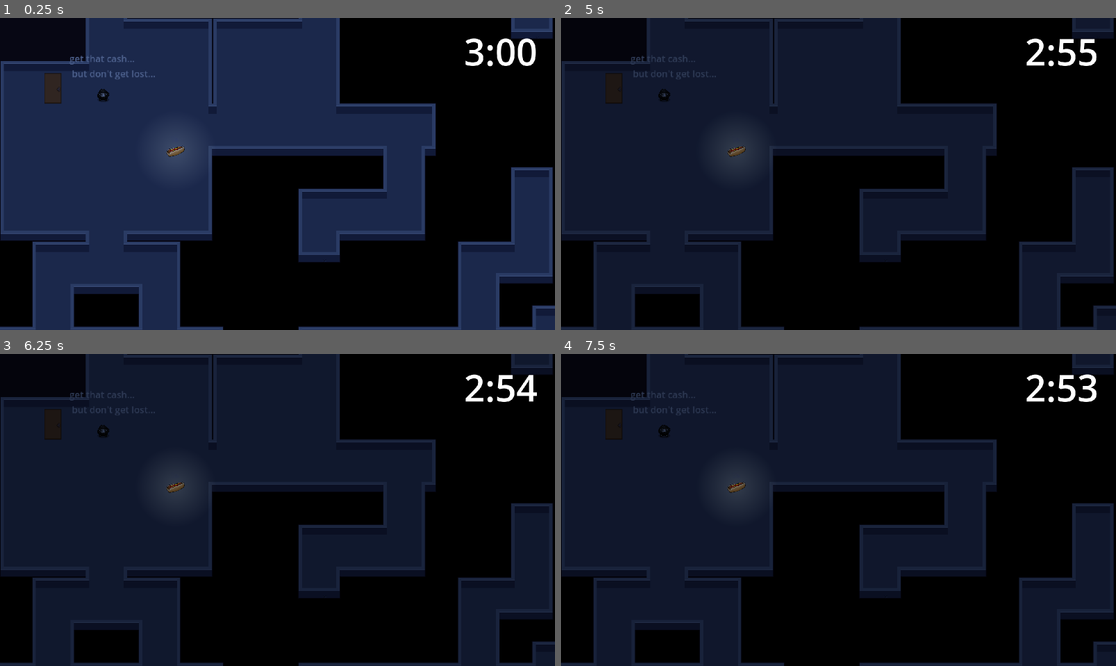
Above: before the commit, frames 1-4 (two rows, left to right).
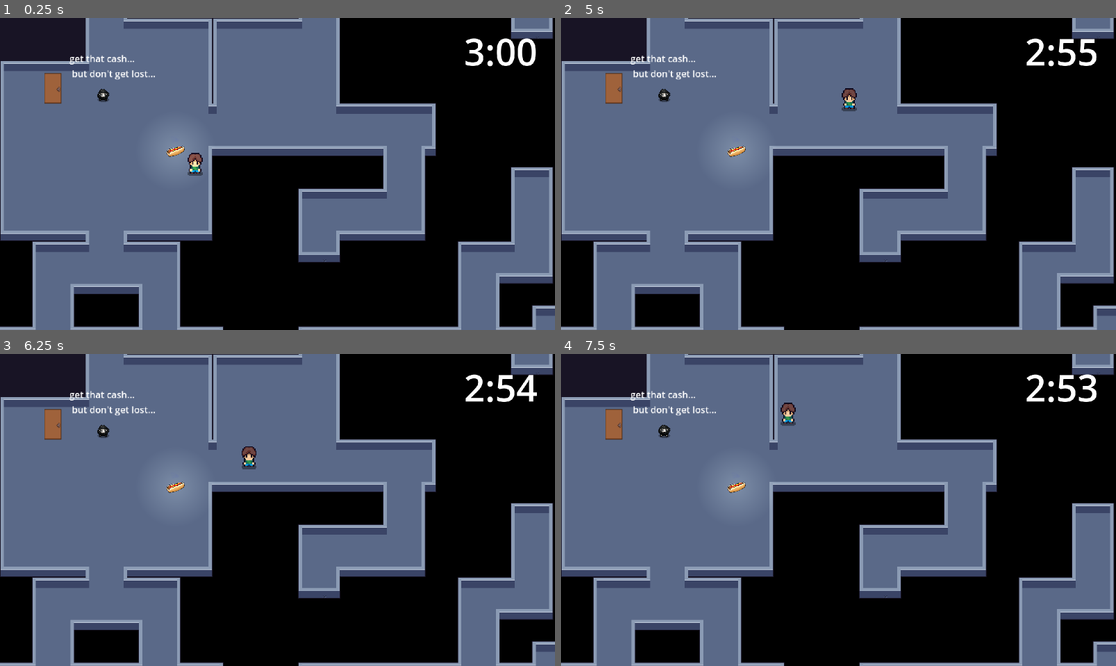
Above: after the commit, the same moments.

Repository: timo-bmgd/dungeon-raider
Game: Godot game, scene res://scenes/level_dungeon.tscn
The game is run twice, just before and just after one commit, with the same random seed, the same clock (stepped at 60 frames per second) and the same inputs. This scene is started directly instead of the project's main scene.
Inputs (mouse positions are in pixels of both pictures, inside the frame that each line leads up to):
- Up to frame 1 (0.25 s): no input
- Up to frame 2 (5 s): tap Enter at 0.5 s; move the mouse to (960, 158) at 0.52 s; hold D (right) 0.53-1.28 s; tap 1 (1) at 0.6, 3.05, 3.6 s; click (960, 158) at 0.67 s; tap 2 (2) at 0.8, 1.35, 3.8, 4.35 s; move the mouse to (727, 189) at 1.27 s; hold S (down) 1.28-2.03 s; tap 3 (3) at 1.55, 2.1, 4.55 s; move the mouse to (894, 105) at 2.02 s; hold D (right) 2.03-2.78 s; tap 4 (4) at 2.3, 2.85 s; move the mouse to (810, 236) at 2.77 s; hold W (up) 2.78-3.53 s; click (810, 236) at 2.92 s; move the mouse to (1005, 220) at 3.52 s; hold A (left) from 3.53 s (still down); move the mouse to (672, 127) at 4.27 s
- Up to frame 3 (6.25 s): move the mouse to (305, 510) at 5.02 s; release A (left) at 5.03 s; hold S (down) 5.03-5.78 s; tap 3 (3) at 5.1 s; click (305, 510) at 5.17 s; tap 4 (4) at 5.3, 5.85 s; move the mouse to (194, 432) at 5.77 s; hold D (right) from 5.78 s (still down); tap 1 (1) at 6.05 s
- Up to frame 4 (7.5 s): move the mouse to (960, 494) at 6.52 s; release D (right) at 6.53 s; press the mouse at (960, 494) at 6.53 s; hold W (up) 6.53-7.28 s; tap 2 (2) at 6.8 s; move the mouse to (727, 525) at 7.27 s; release the mouse at (727, 525) at 7.28 s; hold D (right) from 7.28 s (still down); tap Shift (sneak) at 7.35 s; click (727, 525) at 7.42 s

The runs differ from the first frame. In frame 1, 56% of the frame differs, in the area x 0-100%, y 0-100%; in frame 2, 59%; in frame 3, 59%; in frame 4, 59%.
Error in both runs: Invalid access to property or key '_on_dungeon_time_over' on a base object of type 'null instance'. (res://scripts/dungeon_death_timer.gd:22)

Commit message:
add hooman

Diff:
--- a/scenes/blacksheep.tscn
+++ b/scenes/blacksheep.tscn
@@ -346,7 +346,9 @@
 shape = SubResource("RectangleShape2D_ulc5g")
 
 [node name="Area2D" type="Area2D" parent="."]
+visible = false
 
 [node name="CollisionShape2D" type="CollisionShape2D" parent="Area2D"]
+visible = false
 scale = Vector2(6.06, 6.06)
 shape = SubResource("CircleShape2D_ulc5g")
--- /dev/null
+++ b/scenes/enemy_hooman.gd
@@ -0,0 +1,50 @@
+extends CharacterBody2D
+
+@export var speed = 150.0
+@export var change_direction_time = 2.0  # How often to pick new direction
+
+@onready var ray_right: RayCast2D = $right
+@onready var ray_left: RayCast2D = $left
+@onready var ray_up: RayCast2D = $up
+@onready var ray_down: RayCast2D = $down
+
+var current_direction = Vector2.ZERO
+var direction_timer = 0.0
+
+func _ready():
+	pick_random_direction()
+
+func _physics_process(delta):
+	direction_timer -= delta
+
+	# Pick new random direction periodically
+	if direction_timer <= 0:
+		pick_random_direction()
+
+	# Check for walls and adjust direction
+	var adjusted_direction = current_direction
+
+	if ray_up.is_colliding() and current_direction.y < 0:
+		adjusted_direction.y = 0
+	if ray_down.is_colliding() and current_direction.y > 0:
+		adjusted_direction.y = 0
+	if ray_left.is_colliding() and current_direction.x < 0:
+		adjusted_direction.x = 0
+	if ray_right.is_colliding() and current_direction.x > 0:
+		adjusted_direction.x = 0
+
+	# If blocked, pick new direction immediately
+	if adjusted_direction == Vector2.ZERO:
+		pick_random_direction()
+		adjusted_direction = current_direction
+
+	velocity = adjusted_direction.normalized() * speed
+	move_and_slide()
+
+func pick_random_direction():
+	# Pick random cardinal or diagonal direction
+	current_direction = Vector2(
+		randf_range(-1, 1),
+		randf_range(-1, 1)
+	)
+	direction_timer = change_direction_time
--- /dev/null
+++ b/scenes/enemy_hooman.tscn
@@ -0,0 +1,326 @@
+[gd_scene load_steps=41 format=3 uid="uid://cik6b8fdssc62"]
+
+[ext_resource type="Script" uid="uid://bhqtisuqasxc5" path="res://scenes/enemy_hooman.gd" id="1_3sbhg"]
+[ext_resource type="Texture2D" uid="uid://bh86vfk4m3f6i" path="res://assets/sprites/human/Hoooman.png" id="1_v3lew"]
+
+[sub_resource type="RectangleShape2D" id="RectangleShape2D_v3lew"]
+size = Vector2(7, 9)
+
+[sub_resource type="AtlasTexture" id="AtlasTexture_3sbhg"]
+atlas = ExtResource("1_v3lew")
+region = Rect2(0, 0, 32, 32)
+
+[sub_resource type="AtlasTexture" id="AtlasTexture_4wh4c"]
+atlas = ExtResource("1_v3lew")
+region = Rect2(32, 0, 32, 32)
+
+[sub_resource type="AtlasTexture" id="AtlasTexture_0suun"]
+atlas = ExtResource("1_v3lew")
+region = Rect2(64, 0, 32, 32)
+
+[sub_resource type="AtlasTexture" id="AtlasTexture_hidov"]
+atlas = ExtResource("1_v3lew")
+region = Rect2(96, 0, 32, 32)
+
+[sub_resource type="AtlasTexture" id="AtlasTexture_omt5r"]
+atlas = ExtResource("1_v3lew")
+region = Rect2(128, 0, 32, 32)
+
+[sub_resource type="AtlasTexture" id="AtlasTexture_o7d4f"]
+atlas = ExtResource("1_v3lew")
+region = Rect2(160, 0, 32, 32)
+
+[sub_resource type="AtlasTexture" id="AtlasTexture_xh426"]
+atlas = ExtResource("1_v3lew")
+region = Rect2(0, 32, 32, 32)
+
+[sub_resource type="AtlasTexture" id="AtlasTexture_2bnmv"]
+atlas = ExtResource("1_v3lew")
+region = Rect2(32, 32, 32, 32)
+
+[sub_resource type="AtlasTexture" id="AtlasTexture_4m6l0"]
+atlas = ExtResource("1_v3lew")
+region = Rect2(64, 32, 32, 32)
+
+[sub_resource type="AtlasTexture" id="AtlasTexture_wono1"]
+atlas = ExtResource("1_v3lew")
+region = Rect2(96, 32, 32, 32)
+
+[sub_resource type="AtlasTexture" id="AtlasTexture_206nd"]
+atlas = ExtResource("1_v3lew")
+region = Rect2(128, 32, 32, 32)
+
+[sub_resource type="AtlasTexture" id="AtlasTexture_klril"]
+atlas = ExtResource("1_v3lew")
+region = Rect2(160, 32, 32, 32)
+
+[sub_resource type="AtlasTexture" id="AtlasTexture_v57t1"]
+atlas = ExtResource("1_v3lew")
+region = Rect2(0, 64, 32, 32)
+
+[sub_resource type="AtlasTexture" id="AtlasTexture_b2kkm"]
+atlas = ExtResource("1_v3lew")
+region = Rect2(32, 64, 32, 32)
+
+[sub_resource type="AtlasTexture" id="AtlasTexture_42dyd"]
+atlas = ExtResource("1_v3lew")
+region = Rect2(64, 64, 32, 32)
+
+[sub_resource type="AtlasTexture" id="AtlasTexture_11d0o"]
+atlas = ExtResource("1_v3lew")
+region = Rect2(96, 64, 32, 32)
+
+[sub_resource type="AtlasTexture" id="AtlasTexture_tbq50"]
+atlas = ExtResource("1_v3lew")
+region = Rect2(128, 64, 32, 32)
+
+[sub_resource type="AtlasTexture" id="AtlasTexture_uq0g2"]
+atlas = ExtResource("1_v3lew")
+region = Rect2(160, 64, 32, 32)
+
+[sub_resource type="AtlasTexture" id="AtlasTexture_3ebj4"]
+atlas = ExtResource("1_v3lew")
+region = Rect2(0, 96, 32, 32)
+
+[sub_resource type="AtlasTexture" id="AtlasTexture_hdbos"]
+atlas = ExtResource("1_v3lew")
+region = Rect2(32, 96, 32, 32)
+
+[sub_resource type="AtlasTexture" id="AtlasTexture_vrbye"]
+atlas = ExtResource("1_v3lew")
+region = Rect2(64, 96, 32, 32)
+
+[sub_resource type="AtlasTexture" id="AtlasTexture_8y60v"]
+atlas = ExtResource("1_v3lew")
+region = Rect2(96, 96, 32, 32)
+
+[sub_resource type="AtlasTexture" id="AtlasTexture_rn5h3"]
+atlas = ExtResource("1_v3lew")
+region = Rect2(128, 96, 32, 32)
+
+[sub_resource type="AtlasTexture" id="AtlasTexture_al4ic"]
+atlas = ExtResource("1_v3lew")
+region = Rect2(160, 96, 32, 32)
+
+[sub_resource type="AtlasTexture" id="AtlasTexture_f5cib"]
+atlas = ExtResource("1_v3lew")
+region = Rect2(0, 128, 32, 32)
+
+[sub_resource type="AtlasTexture" id="AtlasTexture_aq311"]
+atlas = ExtResource("1_v3lew")
+region = Rect2(32, 128, 32, 32)
+
+[sub_resource type="AtlasTexture" id="AtlasTexture_lyw0h"]
+atlas = ExtResource("1_v3lew")
+region = Rect2(64, 128, 32, 32)
+
+[sub_resource type="AtlasTexture" id="AtlasTexture_nfc60"]
+atlas = ExtResource("1_v3lew")
+region = Rect2(96, 128, 32, 32)
+
+[sub_resource type="AtlasTexture" id="AtlasTexture_57264"]
+atlas = ExtResource("1_v3lew")
+region = Rect2(128, 128, 32, 32)
+
+[sub_resource type="AtlasTexture" id="AtlasTexture_iecbc"]
+atlas = ExtResource("1_v3lew")
+region = Rect2(160, 128, 32, 32)
+
+[sub_resource type="AtlasTexture" id="AtlasTexture_ogw8j"]
+atlas = ExtResource("1_v3lew")
+region = Rect2(0, 160, 32, 32)
+
+[sub_resource type="AtlasTexture" id="AtlasTexture_42nj8"]
+atlas = ExtResource("1_v3lew")
+region = Rect2(32, 160, 32, 32)
+
+[sub_resource type="AtlasTexture" id="AtlasTexture_7vdjy"]
+atlas = ExtResource("1_v3lew")
+region = Rect2(64, 160, 32, 32)
+
+[sub_resource type="AtlasTexture" id="AtlasTexture_y5qor"]
+atlas = ExtResource("1_v3lew")
+region = Rect2(96, 160, 32, 32)
+
+[sub_resource type="AtlasTexture" id="AtlasTexture_4knql"]
+atlas = ExtResource("1_v3lew")
+region = Rect2(128, 160, 32, 32)
+
+[sub_resource type="AtlasTexture" id="AtlasTexture_uiqrm"]
+atlas = ExtResource("1_v3lew")
+region = Rect2(160, 160, 32, 32)
+
+[sub_resource type="SpriteFrames" id="SpriteFrames_xh426"]
+animations = [{
+"frames": [{
+"duration": 1.0,
+"texture": SubResource("AtlasTexture_3sbhg")
+}, {
+"duration": 1.0,
+"texture": SubResource("AtlasTexture_4wh4c")
+}, {
+"duration": 1.0,
+"texture": SubResource("AtlasTexture_0suun")
+}, {
+"duration": 1.0,
+"texture": SubResource("AtlasTexture_hidov")
+}, {
+"duration": 1.0,
+"texture": SubResource("AtlasTexture_omt5r")
+}, {
+"duration": 1.0,
+"texture": SubResource("AtlasTexture_o7d4f")
+}],
+"loop": true,
+"name": &"idle_down",
+"speed": 5.0
+}, {
+"frames": [],
+"loop": true,
+"name": &"idle_left",
+"speed": 5.0
+}, {
+"frames": [{
+"duration": 1.0,
+"texture": SubResource("AtlasTexture_xh426")
+}, {
+"duration": 1.0,
+"texture": SubResource("AtlasTexture_2bnmv")
+}, {
+"duration": 1.0,
+"texture": SubResource("AtlasTexture_4m6l0")
+}, {
+"duration": 1.0,
+"texture": SubResource("AtlasTexture_wono1")
+}, {
+"duration": 1.0,
+"texture": SubResource("AtlasTexture_206nd")
+}, {
+"duration": 1.0,
+"texture": SubResource("AtlasTexture_klril")
+}],
+"loop": true,
+"name": &"idle_right",
+"speed": 5.0
+}, {
+"frames": [{
+"duration": 1.0,
+"texture": SubResource("AtlasTexture_v57t1")
+}, {
+"duration": 1.0,
+"texture": SubResource("AtlasTexture_b2kkm")
+}, {
+"duration": 1.0,
+"texture": SubResource("AtlasTexture_42dyd")
+}, {
+"duration": 1.0,
+"texture": SubResource("AtlasTexture_11d0o")
+}, {
+"duration": 1.0,
+"texture": SubResource("AtlasTexture_tbq50")
+}, {
+"duration": 1.0,
+"texture": SubResource("AtlasTexture_uq0g2")
+}],
+"loop": true,
+"name": &"idle_up",
+"speed": 5.0
+}, {
+"frames": [{
+"duration": 1.0,
+"texture": SubResource("AtlasTexture_3ebj4")
+}, {
+"duration": 1.0,
+"texture": SubResource("AtlasTexture_hdbos")
+}, {
+"duration": 1.0,
+"texture": SubResource("AtlasTexture_vrbye")
+}, {
+"duration": 1.0,
+"texture": SubResource("AtlasTexture_8y60v")
+}, {
+"duration": 1.0,
+"texture": SubResource("AtlasTexture_rn5h3")
+}, {
+"duration": 1.0,
+"texture": SubResource("AtlasTexture_al4ic")
+}],
+"loop": true,
+"name": &"run_down",
+"speed": 5.0
+}, {
+"frames": [],
+"loop": true,
+"name": &"run_left",
+"speed": 5.0
+}, {
+"frames": [{
+"duration": 1.0,
+"texture": SubResource("AtlasTexture_f5cib")
+}, {
+"duration": 1.0,
+"texture": SubResource("AtlasTexture_aq311")
+}, {
+"duration": 1.0,
+"texture": SubResource("AtlasTexture_lyw0h")
+}, {
+"duration": 1.0,
+"texture": SubResource("AtlasTexture_nfc60")
+}, {
+"duration": 1.0,
+"texture": SubResource("AtlasTexture_57264")
+}, {
+"duration": 1.0,
+"texture": SubResource("AtlasTexture_iecbc")
+}],
+"loop": true,
+"name": &"run_right",
+"speed": 5.0
+}, {
+"frames": [{
+"duration": 1.0,
+"texture": SubResource("AtlasTexture_ogw8j")
+}, {
+"duration": 1.0,
+"texture": SubResource("AtlasTexture_42nj8")
+}, {
+"duration": 1.0,
+"texture": SubResource("AtlasTexture_7vdjy")
+}, {
+"duration": 1.0,
+"texture": SubResource("AtlasTexture_y5qor")
+}, {
+"duration": 1.0,
+"texture": SubResource("AtlasTexture_4knql")
+}, {
+"duration": 1.0,
+"texture": SubResource("AtlasTexture_uiqrm")
+}],
+"loop": true,
+"name": &"run_up",
+"speed": 5.0
+}]
+
+[node name="CharacterBody2D" type="CharacterBody2D"]
+script = ExtResource("1_3sbhg")
+
+[node name="CollisionShape2D" type="CollisionShape2D" parent="."]
+position = Vector2(-0.5, 0.5)
+shape = SubResource("RectangleShape2D_v3lew")
+
+[node name="AnimatedSprite2D" type="AnimatedSprite2D" parent="."]
+sprite_frames = SubResource("SpriteFrames_xh426")
+animation = &"idle_down"
+autoplay = "idle_down"
+
+[node name="right" type="RayCast2D" parent="."]
+target_position = Vector2(14, 0)
+
+[node name="left" type="RayCast2D" parent="."]
+target_position = Vector2(-13, 0)
+
+[node name="up" type="RayCast2D" parent="."]
+target_position = Vector2(0, -17)
+
+[node name="down" type="RayCast2D" parent="."]
+target_position = Vector2(0, 15)
--- a/scenes/level_dungeon.tscn
+++ b/scenes/level_dungeon.tscn
@@ -1,10 +1,11 @@
-[gd_scene load_steps=7 format=4 uid="uid://dw2i2ete7ha10"]
+[gd_scene load_steps=8 format=4 uid="uid://dw2i2ete7ha10"]
 
 [ext_resource type="TileSet" uid="uid://h82ujpfh1w5x" path="res://assets/tilesets/dungeon.tres" id="1_7tcp7"]
 [ext_resource type="Script" uid="uid://cqy0kf2c4yfc3" path="res://scripts/tile_map_layer.gd" id="2_27e8k"]
 [ext_resource type="PackedScene" uid="uid://dn40vkjyojjlp" path="res://scenes/portal.tscn" id="3_27e8k"]
 [ext_resource type="Script" uid="uid://dihacwvis8fe4" path="res://scripts/dungeon_death_timer.gd" id="4_2dcx5"]
 [ext_resource type="PackedScene" uid="uid://r1f7qhkc53lm" path="res://scenes/blacksheep.tscn" id="5_1mw3w"]
+[ext_resource type="PackedScene" uid="uid://cik6b8fdssc62" path="res://scenes/enemy_hooman.tscn" id="6_05l6f"]
 
 [sub_resource type="CanvasItemMaterial" id="CanvasItemMaterial_27e8k"]
 
@@ -14,7 +15,7 @@
 [node name="level_dungeon2" type="TileMapLayer" parent="."]
 material = SubResource("CanvasItemMaterial_27e8k")
 scale = Vector2(2.3, 2.3)
-tile_map_data = PackedByteArray("AADy/9n/AAABAAEAAADy/9r/AAA …(2635 unchanged characters)… 3/AAABAAEAAADh/97/AAABAAEAAADi/9z/AAABAAEAAADi/93/AAABAAEAAADi/97/AAABAAEAAADj/9z …(65711 unchanged characters)…
+tile_map_data = PackedByteArray("AADy/9n/AAABAAEAAADy/9r/AAA …(2635 unchanged characters)… 3/AAABAAEAAADh/97/AAABAAEAAADi/9z/AAABAAMAAADi/93/AAABAAEAAADi/97/AAABAAEAAADj/9z …(65711 unchanged characters)…
 tile_set = ExtResource("1_7tcp7")
 script = ExtResource("2_27e8k")
 ITEM_COUNT = 100
@@ -36,6 +37,7 @@
 position = Vector2(79.565216, 129.13043)
 
 [node name="CanvasModulate" type="CanvasModulate" parent="level_dungeon2"]
+visible = false
 color = Color(0.065169334, 0.09145393, 0.15989277, 1)
 
 [node name="CanvasLayer" type="CanvasLayer" parent="level_dungeon2"]
@@ -49,3 +51,7 @@
 text = "4:00"
 
 [node name="Timer" type="Timer" parent="level_dungeon2/CanvasLayer"]
+
+[node name="CharacterBody2D" parent="." instance=ExtResource("6_05l6f")]
+position = Vector2(673, 546)
+scale = Vector2(4, 4)
Not shown, changed: export_presets.cfg
Not shown, added: scenes/enemy_hooman.gd.uid
Not shown, added: assets/sprites/tileset_gray.png.pxo
